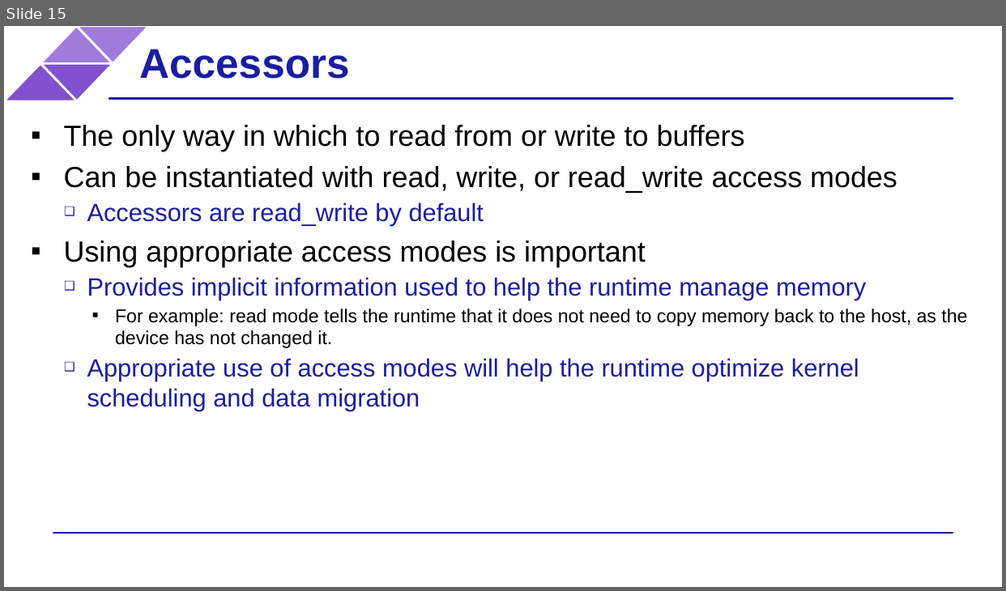
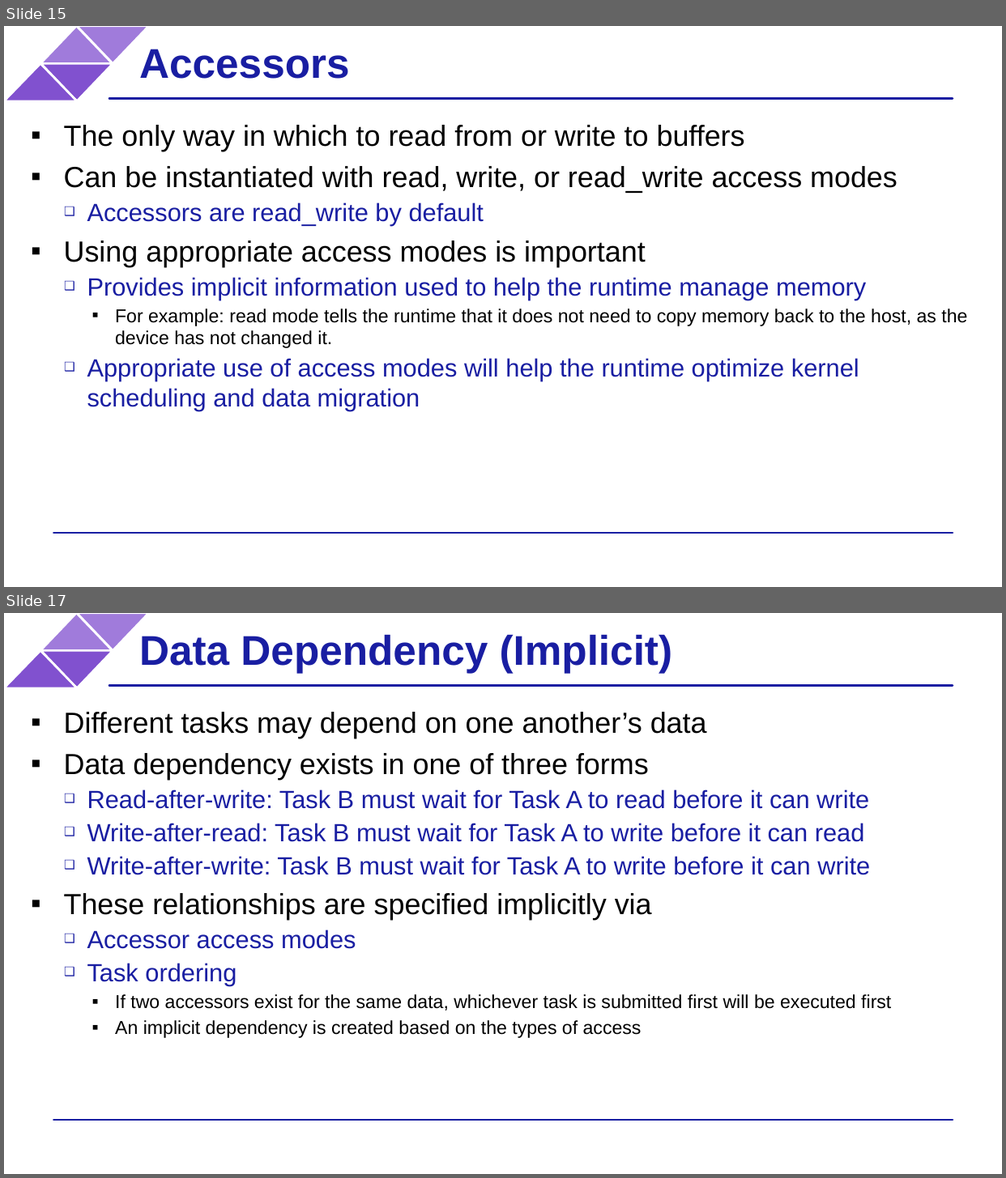
Before and after one commit to BenjaminMFindley/Reconfig-2-SYCL-DPCPP, a slide deck: Slides/SYCL intro.pptx. Shown one above the other, each under a label of ours: slide 15 before the commit, slides 15 and 17 after it; the slides between them are not shown. The pictures are 1006x591 and 1006x1178 pixels, drawn with LibreOffice and Linux fonts; fonts in the diff are those of the drawing; background and template pictures are left out. Boxes give left, top, right and bottom in pixels: in the first picture for what was removed or moved away, otherwise in the second. Text is boxed around its words. In the diff, an @@ line names an element or a change of style, - is before the commit and + after.

Commit message:
Dependencies

```diff
--- a/Slides/SYCL intro.pptx
+++ b/Slides/SYCL intro.pptx
@@ slide 17 added at (4, 613, 1002, 1174), background #FFFFFF; not listed: 6 template elements that a slide beside it also shows @@
@@ title added at (139, 634, 673, 673), 40 pt, text #191EA2, bold @@
+Data Dependency (Implicit)
@@ text added at (64, 712, 891, 1038), 24 pt, text #000000 @@
+▪ Different tasks may depend on one another’s data
+▪ Data dependency exists in one of three forms
+  ❑ Read-after-write: Task B must wait for Task A to read before it can write
+  ❑ Write-after-read: Task B must wait for Task A to write before it can read
+  ❑ Write-after-write: Task B must wait for Task A to write before it can write
+▪ These relationships are specified implicitly via
+  ❑ Accessor access modes
+  ❑ Task ordering
+    ▪ If two accessors exist for the same data, whichever task is submitted first will be executed first
+    ▪ An implicit dependency is created based on the types of access
```
Also in this commit, not shown: 3 slides changed, 2 other slides added.
